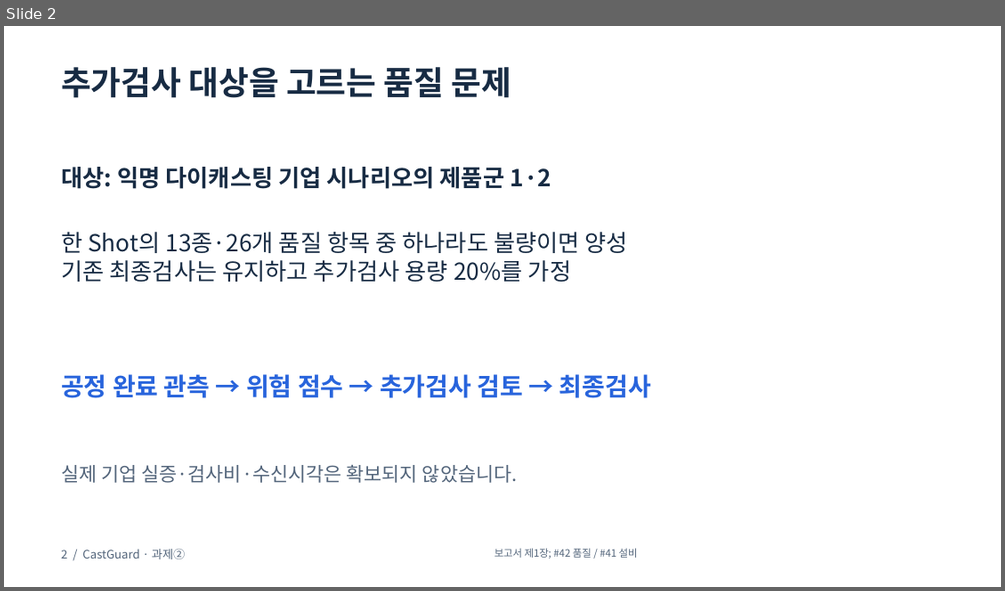
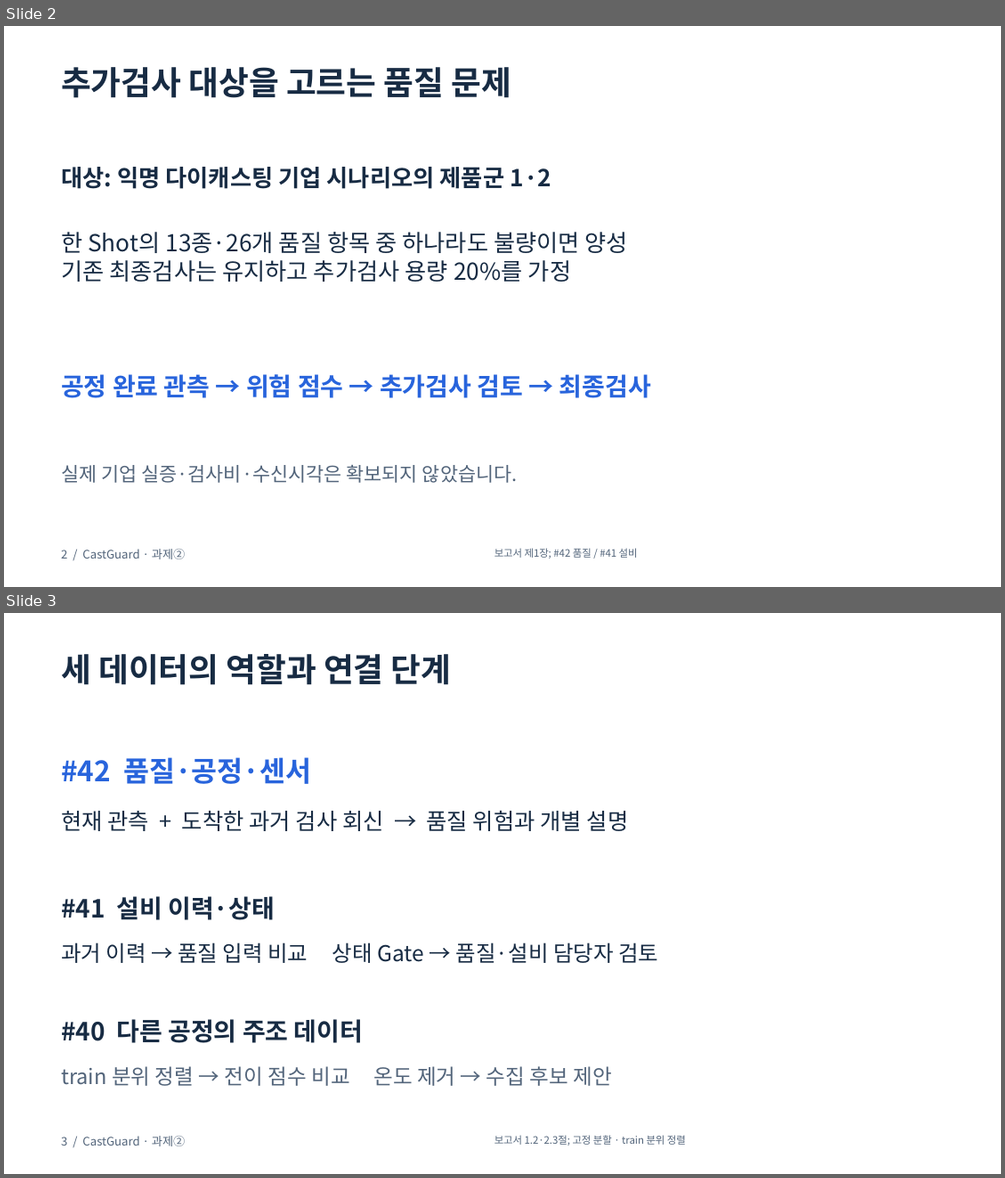
Before and after one commit to CastGuard/castguard, a slide deck: submission/CastGuard_presentation.pptx. Shown one above the other, each under a label of ours: slide 2 before the commit, slides 2 and 3 after it. The pictures are 1005x591 and 1005x1178 pixels, drawn with LibreOffice and Linux fonts; fonts in the diff are those of the drawing. Boxes give left, top, right and bottom in pixels: in the first picture for what was removed or moved away, otherwise in the second. Text is boxed around its words. In the diff, an @@ line names an element or a change of style, - is before the commit and + after.

```diff
--- a/submission/CastGuard_presentation.pptx
+++ b/submission/CastGuard_presentation.pptx
@@ slide 3 added at (4,613,1001,1174), background #FFFFFF @@
@@ text added at (61,654,452,685), 31.5 pt, text #172B43, bold @@
+세 데이터의 역할과 연결 단계
@@ text added at (61,757,311,784), 27 pt, text #2864DC, bold @@
+#42 품질·공정·센서
@@ text added at (61,811,629,831), 21.8 pt, text #172B43 @@
+현재 관측 + 도착한 과거 검사 회신 → 품질 위험과 개별 설명
@@ text added at (61,896,275,920), 24 pt, text #172B43, bold @@
+#41 설비 이력·상태
@@ text added at (61,942,658,963), 21 pt, text #172B43 @@
+과거 이력 → 품질 입력 비교 상태 Gate → 품질·설비 담당자 검토
@@ text added at (61,1019,363,1043), 24 pt, text #172B43, bold @@
+#40 다른 공정의 주조 데이터
@@ text added at (61,1066,611,1086), 20.2 pt, text #53657B @@
+train 분위 정렬 → 전이 점수 비교 온도 제거 → 수집 후보 제안
@@ text added at (61,1135,185,1146), 11.2 pt, text #53657B @@
+3 / CastGuard · 과제②
@@ text added at (494,1135,686,1145), 9.8 pt, text #53657B @@
+보고서 1.2·2.3절; 고정 분할 · train 분위 정렬
```
Also in this commit, not shown: 12 slides changed, 4 other slides added, 1 slide removed, 49 other files.
